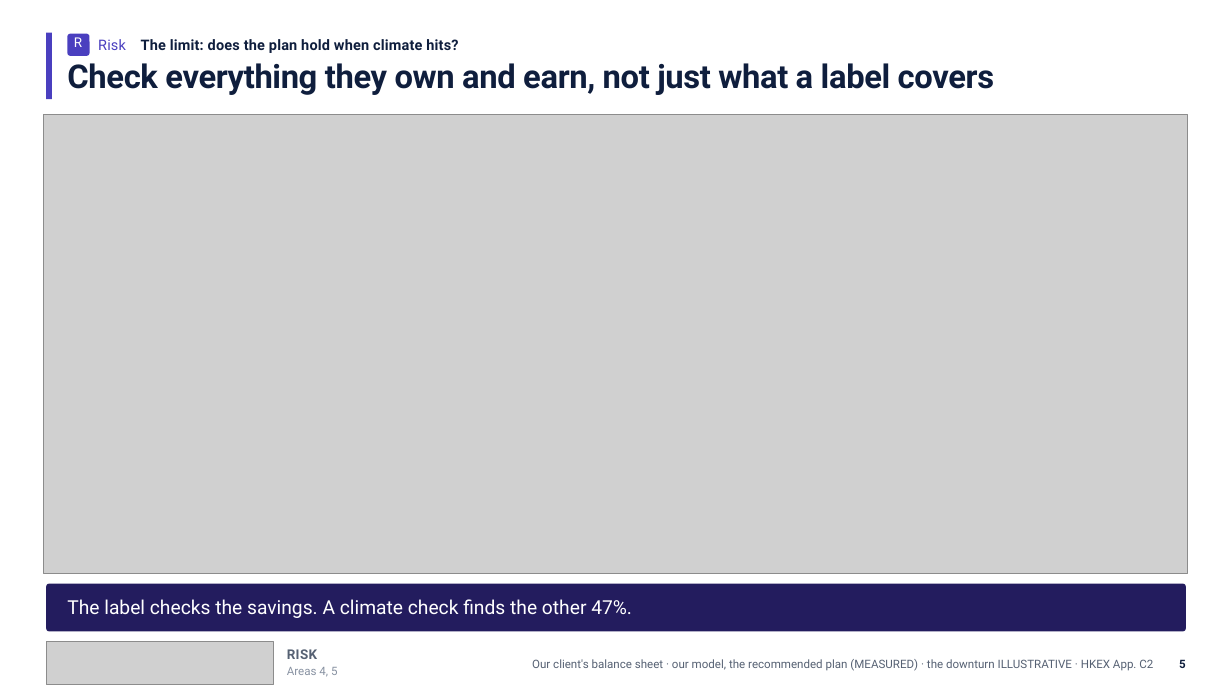
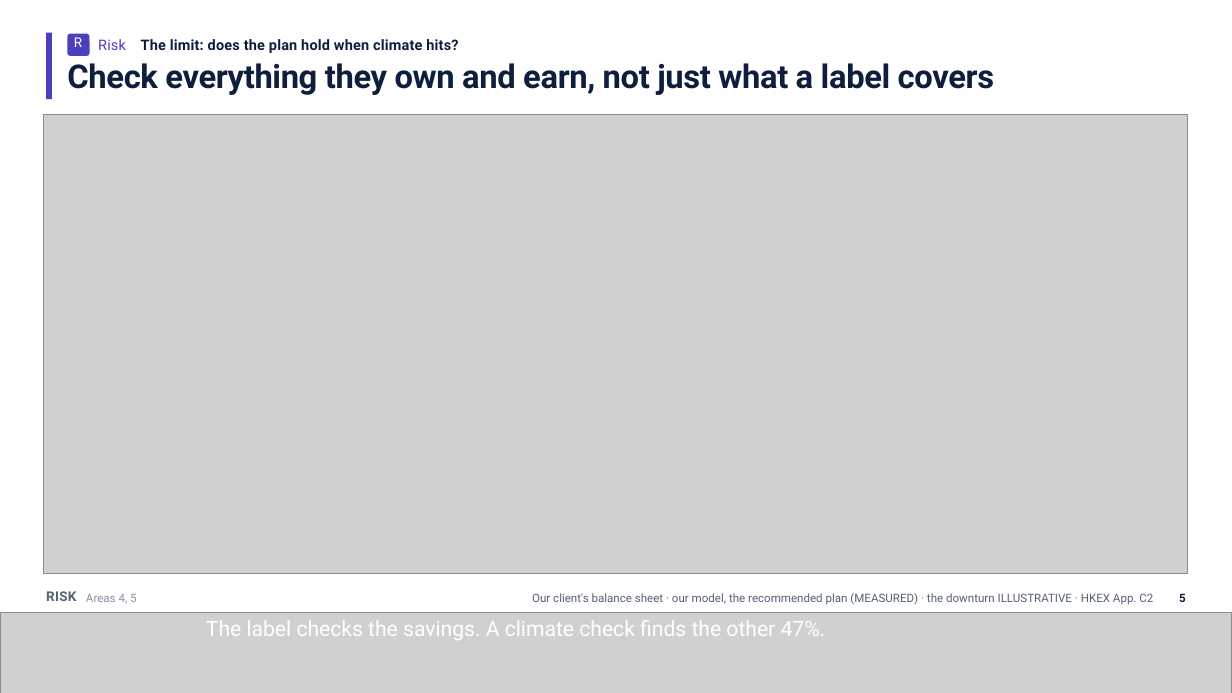
Before and after one commit to Peeradonn/finplan, a slide deck: slide 5 of Final/deck/Axis.pptx. Drawn at 1232x693 pixels with LibreOffice and Linux fonts; fonts in the diff are those of the drawing; grey boxes stand for pictures. Boxes give left, top, right and bottom in pixels: in the first picture for what was removed or moved away, otherwise in the second. Text is boxed around its words. In the diff, an @@ line names an element or a change of style, - is before the commit and + after.

```diff
--- a/Final/deck/Axis.pptx
+++ b/Final/deck/Axis.pptx
@@ text "RISK": place and size @@
-text "RISK" at box(287, 649, 317, 659)
+text "RISK" at box(46, 591, 76, 601)
@@ rounded rectangle removed at box(46, 584, 1186, 632) @@
@@ text "Areas 4, 5": place and size @@
-text "Areas 4, 5" at box(287, 667, 338, 677)
+text "Areas 4, 5" at box(86, 594, 137, 604)
@@ text "Our client's balance sheet · ...": place and size @@
-text "Our client's balance sheet · ..." at box(532, 659, 1153, 671)
+text "Our client's balance sheet · ..." at box(532, 593, 1153, 605)
@@ text "5": place and size @@
-text "5" at box(1179, 659, 1186, 668)
+text "5" at box(1179, 593, 1186, 602)
@@ picture added at box(0, 612, 1232, 693) @@
@@ text "The label checks the savings. ...": place and size @@
-text "The label checks the savings. ..." at box(67, 599, 632, 618)
+text "The label checks the savings. ..." at box(206, 620, 826, 640)
@@ text "The label checks the savings. ..." at box(206, 620, 826, 640): size 15 to 16.5 pt; line spacing 19.2pt to 20.6pt @@
@@ picture removed at box(46, 642, 274, 685) @@
```
Also in this commit, not shown: 7 other slides changed, 3 slides added, 2 slides removed, 10 other files.
